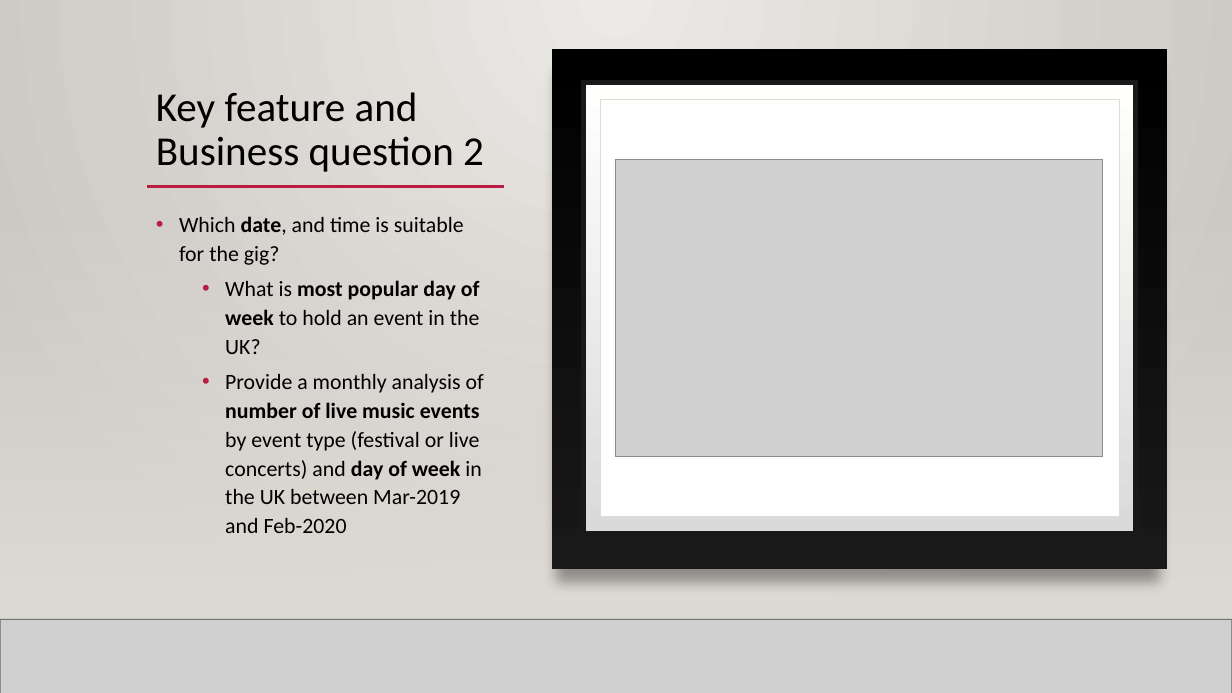
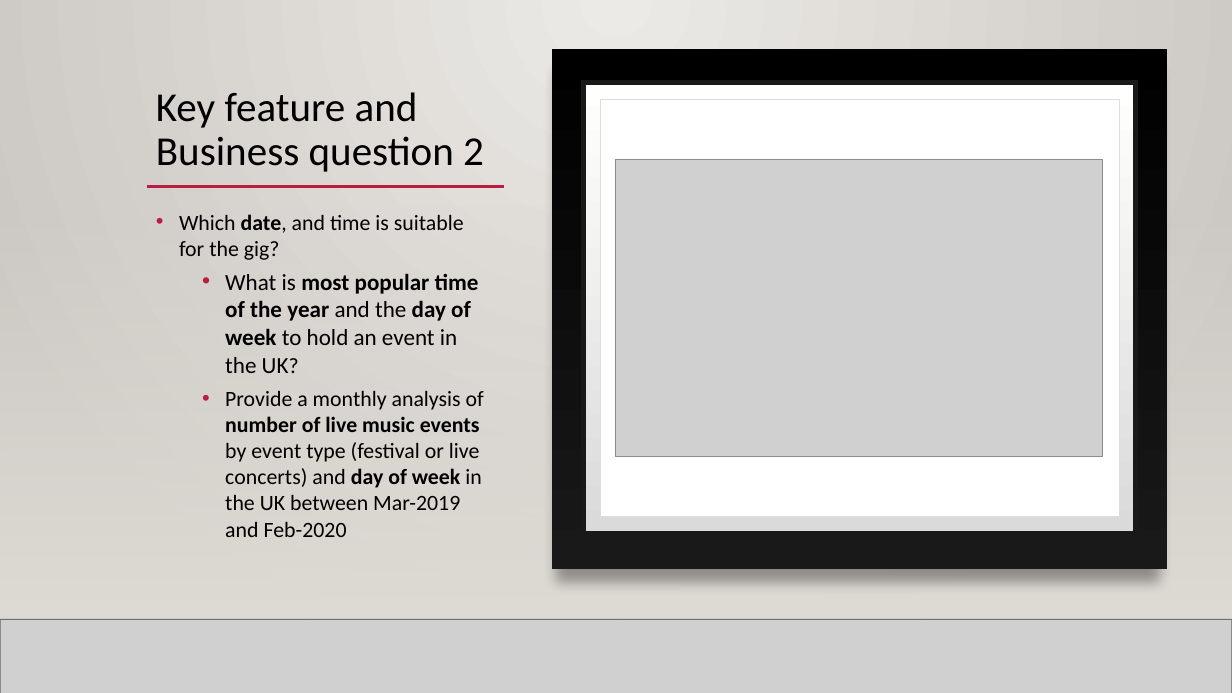
Before and after one commit to mahyarshu/Gigalytics, a slide deck: slide 27 of documents/Presentation/Innovators.pptx. Drawn at 1232x693 pixels with LibreOffice and Linux fonts; fonts in the diff are those of the drawing; grey boxes stand for pictures; background and template pictures are left out. Boxes give left, top, right and bottom in pixels: in the first picture for what was removed or moved away, otherwise in the second. Text is boxed around its words. In the diff, an @@ line names an element or a change of style, - is before the commit and + after.

```diff
--- a/documents/Presentation/Innovators.pptx
+++ b/documents/Presentation/Innovators.pptx
@@ text at (x1=179, y1=214, x2=484, y2=537): line spacing 1.1 to 1 @@
@@ text at (x1=225, y1=273, x2=479, y2=373): text changed; size 17 to 18 pt @@
-  • What is most popular day of week to hold an event in the UK?
+  • What is most popular time of the year and the day of week to hold an event in the UK?
```
Also in this commit, not shown: 8 other slides changed, 9 slides added.
